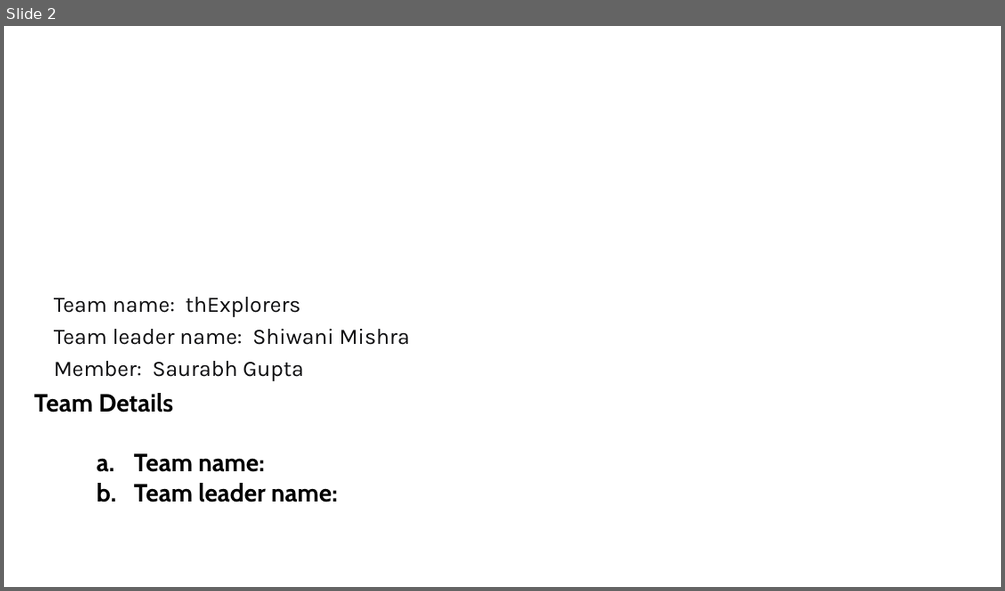
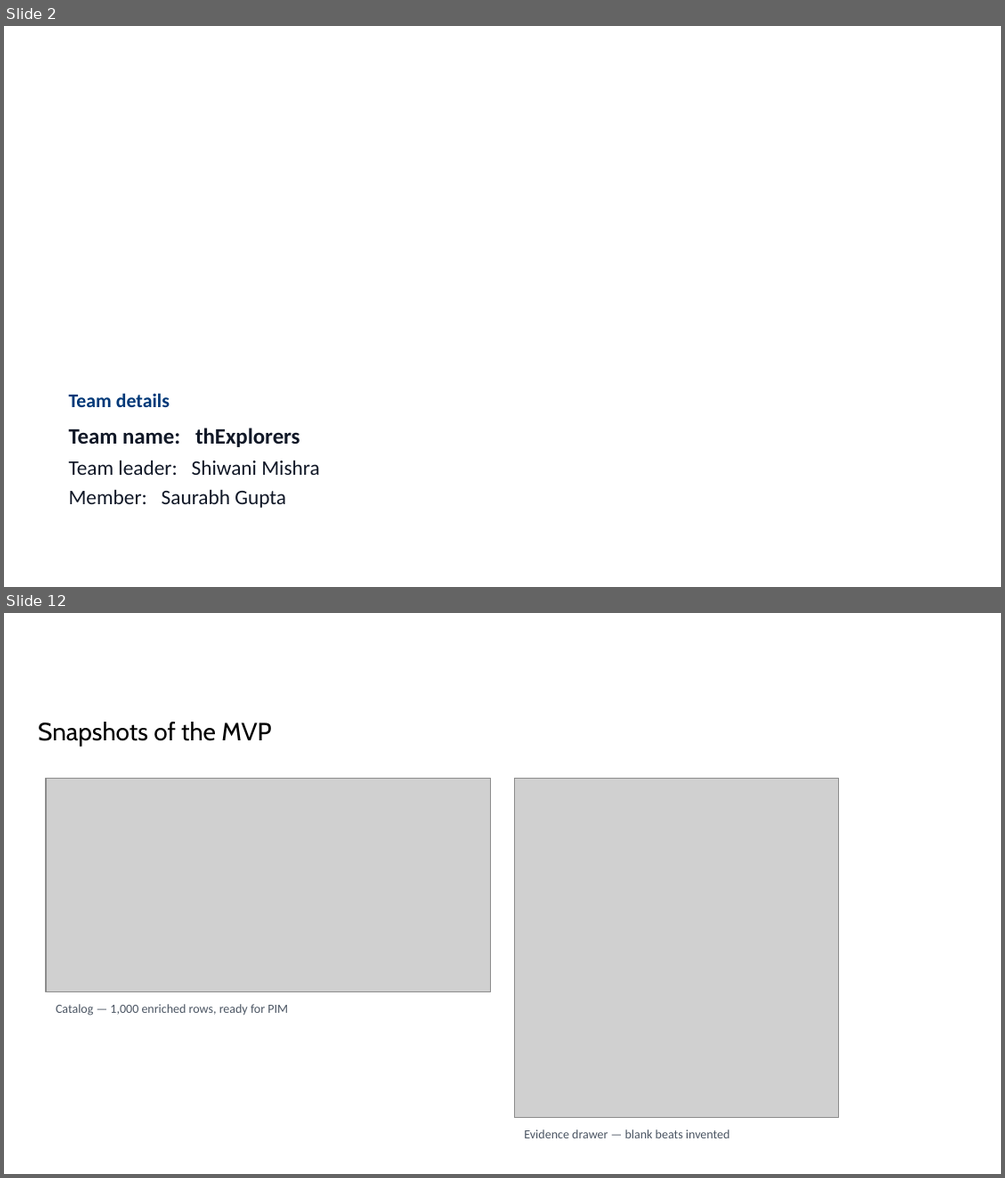
Before and after one commit to shiwani42/unihack-product-enrichment, a slide deck: submission/UniHack_thExplorers_Prototype.pptx. Shown one above the other, each under a label of ours: slide 2 before the commit, slides 2 and 12 after it; the slides between them are not shown. The pictures are 1005x591 and 1005x1178 pixels, drawn with LibreOffice and Linux fonts; fonts in the diff are those of the drawing; grey boxes stand for pictures; background and template pictures are left out. Boxes give left, top, right and bottom in pixels: in the first picture for what was removed or moved away, otherwise in the second. Text is boxed around its words. In the diff, an @@ line names an element or a change of style, - is before the commit and + after.

```diff
--- a/submission/UniHack_thExplorers_Prototype.pptx
+++ b/submission/UniHack_thExplorers_Prototype.pptx
@@ slide 12 added at (4, 613, 1001, 1174), background picture (left out) @@
@@ text added at (38, 722, 271, 747), 18 pt, text #000000 @@
+Snapshots of the MVP
@@ picture added at (46, 779, 491, 992) @@
@@ picture added at (514, 779, 838, 1118) @@
@@ text added at (56, 1004, 288, 1015), 9 pt, text #4B5563 @@
+Catalog — 1,000 enriched rows, ready for PIM
@@ text added at (524, 1129, 730, 1138), 9 pt, text #4B5563 @@
+Evidence drawer — blank beats invented
@@ slide 2 changed as well @@
@@ text removed at (54, 297, 410, 381) @@
-Team name: thExplorers
-Team leader name: Shiwani Mishra
-Member: Saurabh Gupta
@@ text at (69, 393, 319, 507): text changed; size 18 to 15 pt; font Cabin to Calibri; text colour #000000 to #111827; bold off @@
-Team Details
-  a. Team name:
-  b. Team leader name:
+Team details
+Team name: thExplorers
+Team leader: Shiwani Mishra
+Member: Saurabh Gupta
```
Also in this commit, not shown: 12 other slides changed, 1 other slide added, 2 slides removed, 43 other files.
